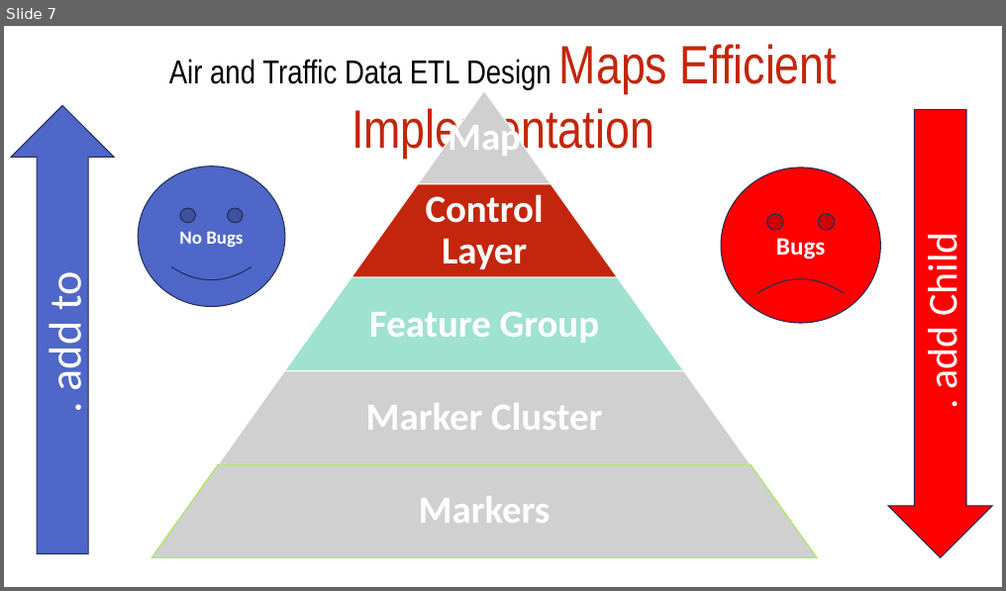
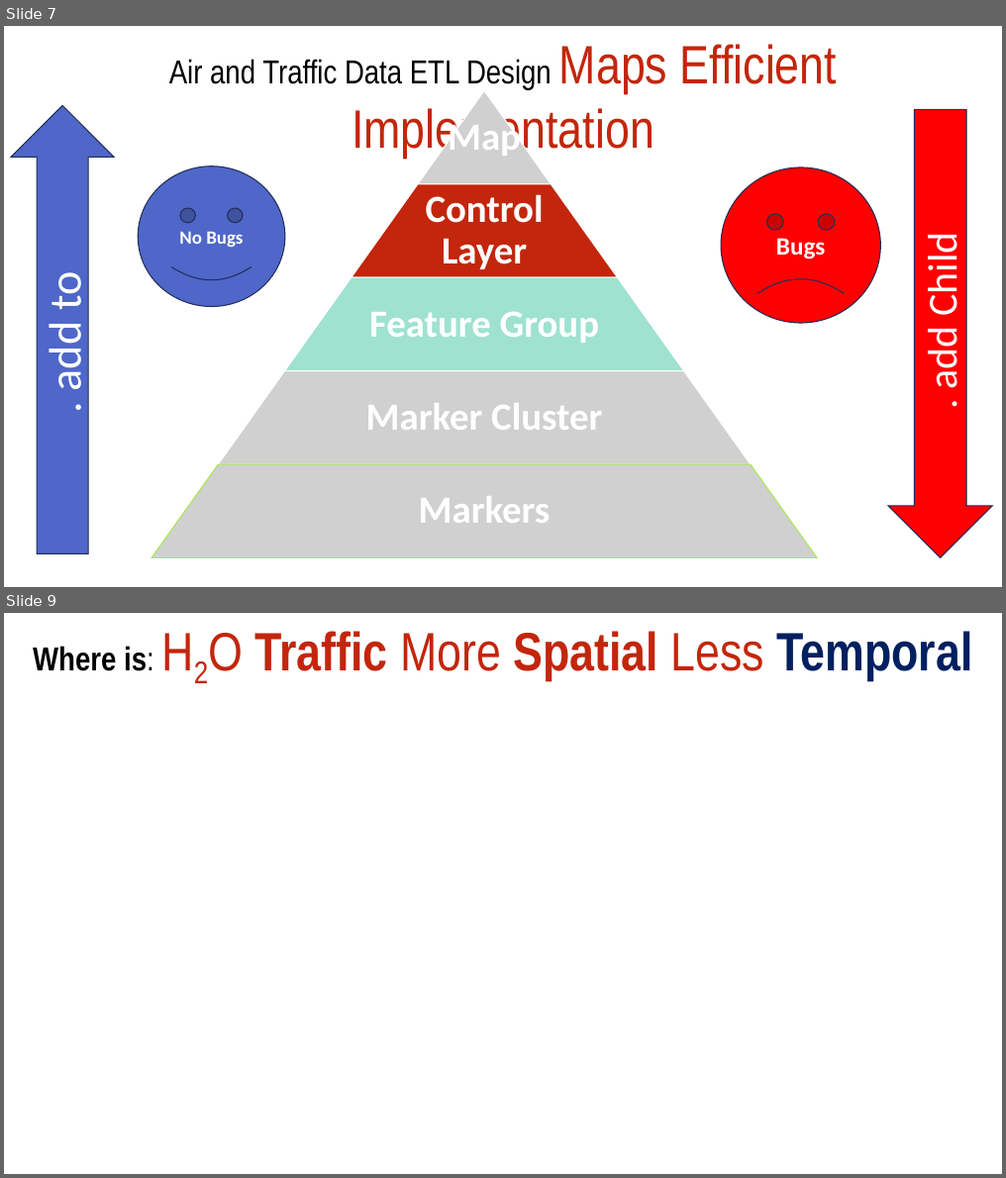
Before and after one commit to shalabyamr/Web_Maps_with_Auto_ML_Forecasts, a slide deck: Report/Pipeline_Process.pptx. Shown one above the other, each under a label of ours: slide 7 before the commit, slides 7 and 9 after it; the slides between them are not shown. The pictures are 1006x591 and 1006x1178 pixels, drawn with LibreOffice and Linux fonts; fonts in the diff are those of the drawing; grey boxes stand for pictures; background and template pictures are left out. Boxes give left, top, right and bottom in pixels: in the first picture for what was removed or moved away, otherwise in the second. Text is boxed around its words. In the diff, an @@ line names an element or a change of style, - is before the commit and + after.

```diff
--- a/Report/Pipeline_Process.pptx
+++ b/Report/Pipeline_Process.pptx
@@ slide 9 added at box(4, 613, 1002, 1174), background picture (left out) @@
@@ text added at box(33, 631, 973, 680), 52 pt, text #C3260C, bold @@
+Where is: H2O Traffic More Spatial Less Temporal
```
Also in this commit, not shown: 1 slide changed, 3 other slides added, 2 other files.
